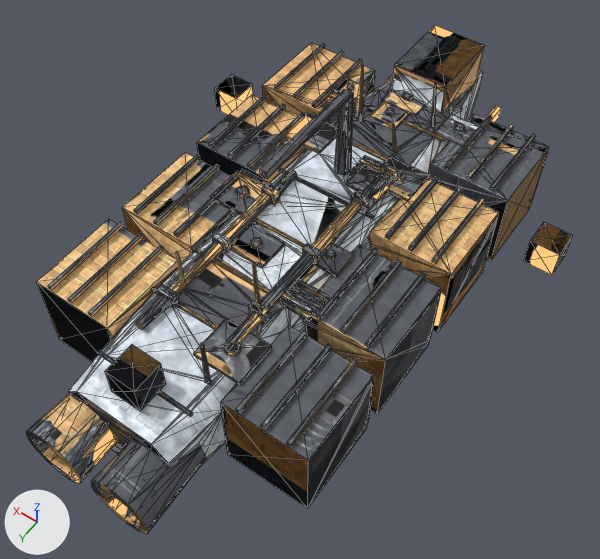
The glTF model tools/asset_factory/deliveries/npc2_r4/sd_npc_cargo.glb: old version first, new version second.
Both versions are drawn from a camera (50 mm lens) standing at (-0.488, 0.71, 0.919) and looking at (-0.039, 0.081, -0.069). Arrows for +X, +Y and +Z are at lower left; the lights stay in place. The first picture is the older version. Mesh edges are drawn as thin lines. Where no turn or scale is listed for an object, it has been applied to the vertices. Vertices at exactly the same position are counted once.

The scene before the commit, as lines of its bpy script (objects in view):
```python
me_lod0_body = bpy.data.meshes.new('LOD0_body')
me_lod0_body.from_pydata(...)  # 1773 vertices, 3119 faces; spans x -0.338..0.338, y -0.5..0.5, z -0.157..0.157
me_lod0_body.materials.append(mat_mat_body)
me_lod1_body = bpy.data.meshes.new('LOD1_body')
me_lod1_body.from_pydata(...)  # 539 vertices, 932 faces; spans x -0.338..0.338, y -0.5..0.5, z -0.157..0.152
me_lod1_body.materials.append(mat_mat_body)
ob_lod0_body = bpy.data.objects.new('LOD0_body', me_lod0_body)
ob_lod0_body.location = (0.0, 0.0, 0.0)
ob_lod1_body = bpy.data.objects.new('LOD1_body', me_lod1_body)
ob_lod1_body.location = (0.0, 0.0, 0.0)
```
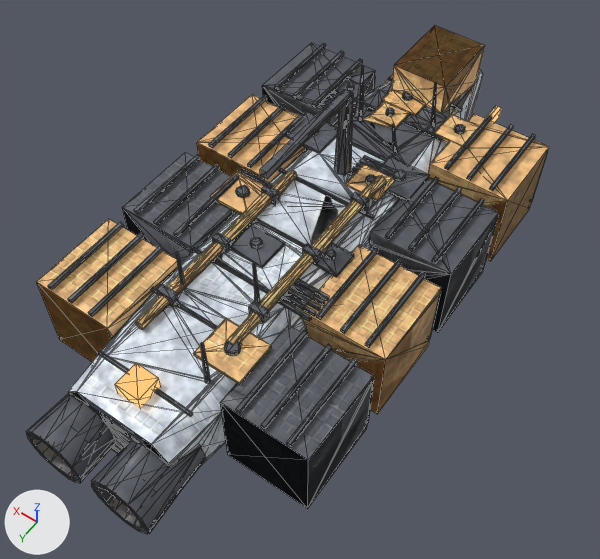
Where the change shows, as pixel boxes (x1, y1, x2, y2) in the pictures (600 x 559 px; the box of a moved part takes in the faces that stretch with it):
'LOD0_body', reshaped
    before: (26, 26, 573, 534)
    after: (26, 26, 549, 534)
'LOD1_body', reshaped (6% taller)
    before: (28, 43, 549, 505)
    after: (28, 43, 549, 534)
part 1 of me_lod0_body, moved or reshaped (not visible afterwards)
    before: (215, 75, 253, 115)
part 2 of me_lod0_body, moved or reshaped (not visible afterwards)
    before: (524, 222, 573, 275)
part 3 of me_lod0_body, moved or reshaped
    before: (105, 345, 166, 411)
    after: (115, 363, 161, 408)
part 4 of me_lod0_body, surface changed
    before: (28, 26, 573, 534)
    after: (28, 26, 549, 534)
part 5 of me_lod1_body, moved or reshaped
    before: (50, 455, 72, 479)
    after: (36, 441, 180, 534)
part 6 of me_lod1_body, moved or reshaped (mostly hidden)
    before: (268, 129, 520, 253)
    after: (253, 172, 369, 253)
part 7 of me_lod1_body, surface changed
    both: (28, 43, 549, 504)

Edits to the bpy script that builds the scene:
```text
Change me_lod0_body:
    used by ob_lod0_body; location = (0.0, 0.0, 0.0)
    remove me_lod0_body.from_pydata(...)  # 1773 vertices, 3119 faces; spans x -0.338..0.338, y -0.5..0.5, z -0.157..0.157
    add me_lod0_body.from_pydata(...)  # 1773 vertices, 3107 faces; spans x -0.235..0.235, y -0.5..0.5, z -0.157..0.157
    me_lod0_body part 1: the loose piece of 8 vertices spanning x 0.289..0.338, y -0.23..-0.181, z -0.108..-0.059 is scaled about its middle by 0.8, then moved by (-0.214, 0.0, 0.0)
    me_lod0_body part 2: the loose piece of 8 vertices spanning x -0.338..-0.289, y -0.23..-0.181, z -0.108..-0.059 is scaled about its middle by 0.8, then moved by (0.214, 0.0, 0.0)
    me_lod0_body part 3: the loose piece of 8 vertices spanning x -0.025..0.025, y 0.358..0.407, z -0.01..0.039 is scaled about its middle by 0.8, then moved by (0.0, 0.0, -0.028)
    me_lod0_body part 4: 2215 kept faces spanning x -0.235..0.235, y -0.451..0.5, z -0.157..0.157 get new texture (UV) coordinates
Change me_lod1_body:
    used by ob_lod1_body; location = (0.0, 0.0, 0.0)
    remove me_lod1_body.from_pydata(...)  # 539 vertices, 932 faces; spans x -0.338..0.338, y -0.5..0.5, z -0.157..0.152
    add me_lod1_body.from_pydata(...)  # 544 vertices, 929 faces; spans x -0.235..0.235, y -0.5..0.5, z -0.157..0.152
    me_lod1_body part 5
    2 vertices are removed from x -0.101..0.087, y 0.5, z -0.118..-0.097
    13 faces are deleted
    4 vertices are added at (-0.107, 0.5, -0.099), (0.094, 0.5, -0.119), (-0.097, 0.5, -0.092), (0.076, 0.5, -0.119)
    17 new faces join them
    me_lod1_body part 6
    11 vertices are removed from x -0.143..0.105, y -0.319..0.07, z -0.108..0.011
    38 faces are deleted
    2 vertices move from x -0.143..-0.134, y 0.005, z -0.108 to x -0.14..-0.131, y 0.005, z -0.108
    22 vertices are added at x -0.143..0.105, y -0.338..0.07, z -0.108..0.013
    8 new vertices lie (0.039, 0.0, 0.0) away from vertices in x -0.119..0.08, y -0.225..-0.186, z -0.103..-0.064
    55 new faces join them
    me_lod1_body part 7: 496 kept faces spanning x -0.235..0.235, y -0.451..0.5, z -0.157..0.152 get new texture (UV) coordinates
    other edits to the shape of me_lod1_body do not show in these pictures
```
